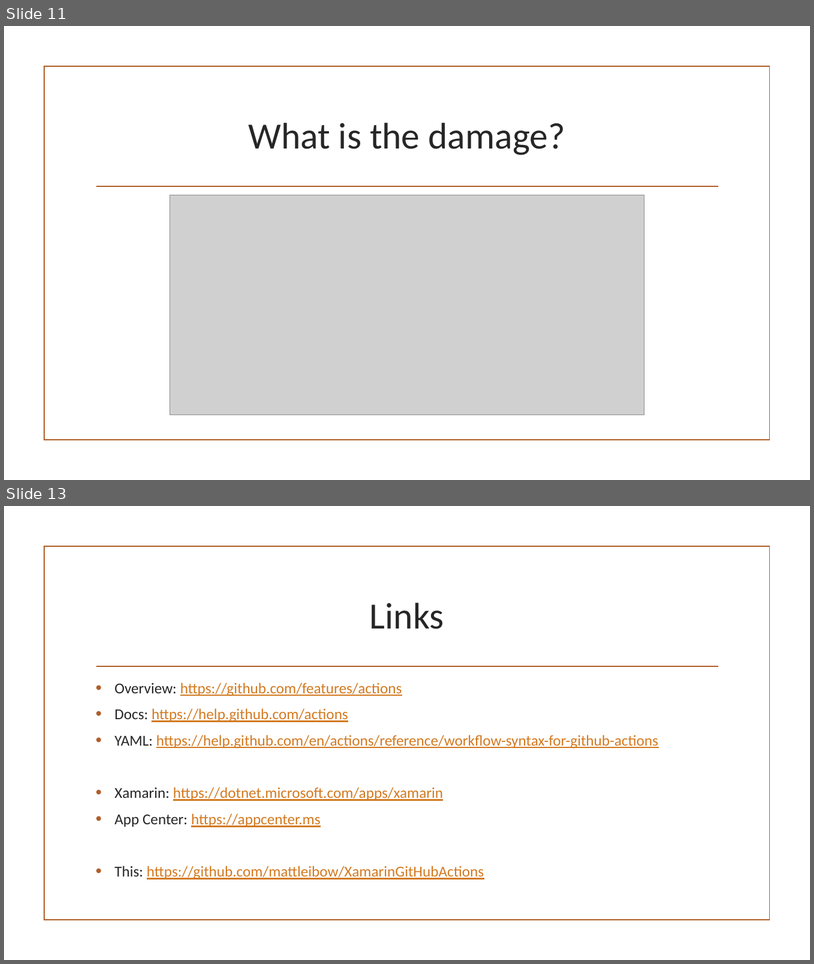
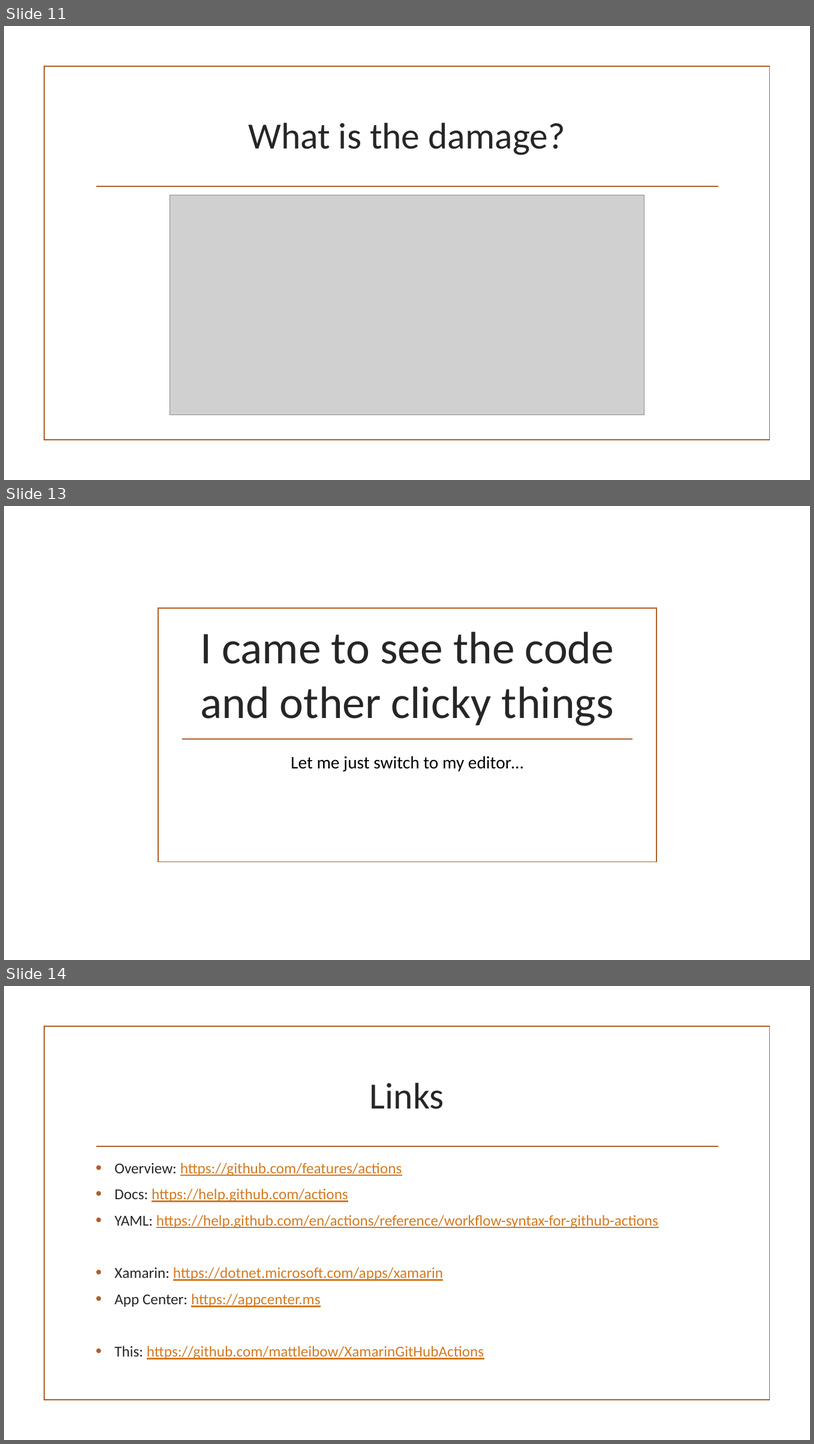
Before and after one commit to mattleibow/XamarinGitHubActions, a slide deck: Slides.pptx. Shown one above the other, each under a label of ours: slides 11 and 13 before the commit, slides 11, 13 and 14 after it; the slides between them are not shown. The pictures are 814x964 and 814x1444 pixels, drawn with LibreOffice and Linux fonts; fonts in the diff are those of the drawing; grey boxes stand for pictures; background and template pictures are left out. Boxes give left, top, right and bottom in pixels: in the first picture for what was removed or moved away, otherwise in the second. Text is boxed around its words. In the diff, an @@ line names an element or a change of style, - is before the commit and + after.

```diff
--- a/Slides.pptx
+++ b/Slides.pptx
@@ slide 13 added at box(4, 506, 810, 960), background picture (left out) @@
@@ rectangle added at box(158, 608, 657, 862), outline #B15E28 1.25 pt @@
@@ title added at box(200, 631, 614, 726), 54 pt, text #262626 @@
+I came to see the code and other clicky things
@@ line added from (182, 739) to (633, 739), #B15E28 1.25 pt @@
@@ subtitle added at box(291, 756, 524, 771), 21 pt, text #000000 @@
+Let me just switch to my editor…
@@ what was slide 13 is now slide 14 @@
```
Also in this commit, not shown: 2 slides changed.
